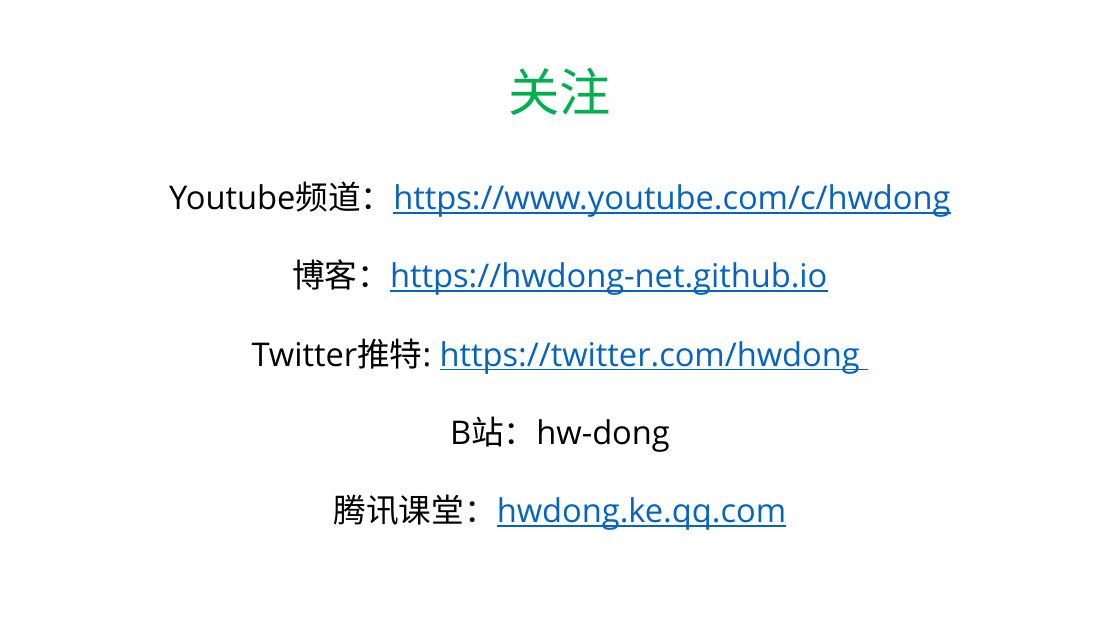
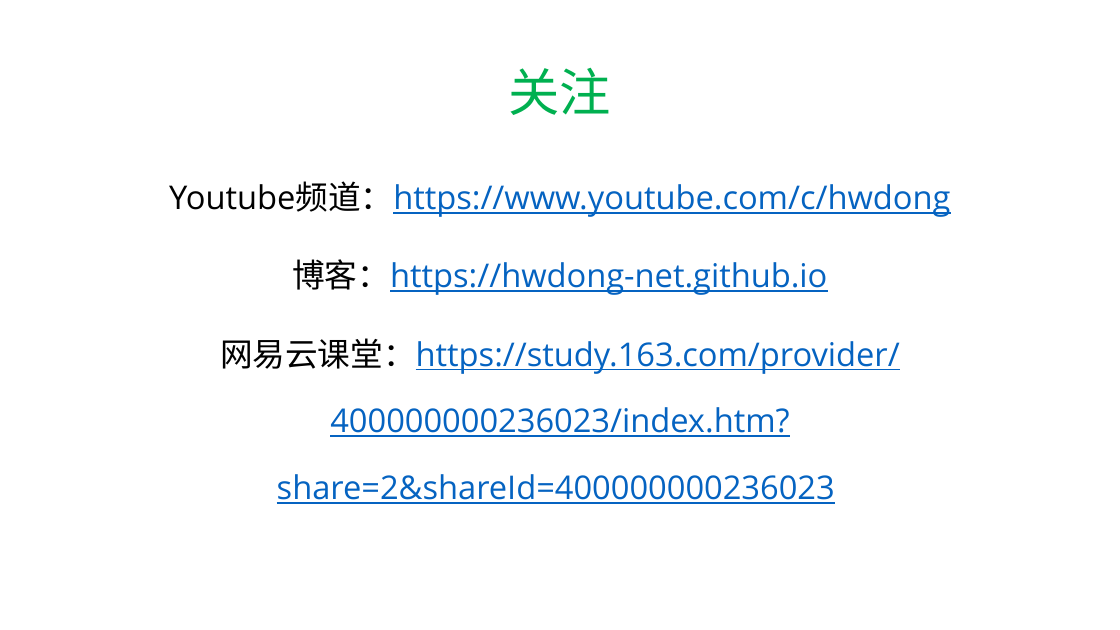
Before and after one commit to hwdong-net/cplusplus17, a slide deck: slide 43 of ppt/4. 语句.pptx (slide 47 before the commit). Drawn at 1120x630 pixels with LibreOffice and Linux fonts; fonts in the diff are those of the drawing. Boxes give left, top, right and bottom in pixels: in the first picture for what was removed or moved away, otherwise in the second. Text is boxed around its words. In the diff, an @@ line names an element or a change of style, - is before the commit and + after.

```diff
--- a/ppt/4. 语句.pptx
+++ b/ppt/4. 语句.pptx
@@ text at [220,338,900,504]: text changed @@
-Twitter推特: https://twitter.com/hwdong
-B站：hw-dong
-腾讯课堂：hwdong.ke.qq.com
+网易云课堂：https://study.163.com/provider/400000000236023/index.htm?share=2&shareId=400000000236023
```
Also in this commit, not shown: 15 other slides changed, 2 slides added, 6 slides removed, 2 other files.
